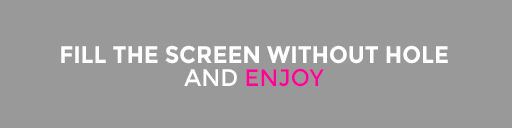
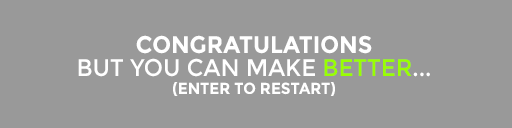
Two versions of the same layered image (512x128). Layer-by-layer changes:
added group "end1" with 1 layers above "enjoy" over [78, 35, 430, 96]
added layer "Congratulations but you can make better... (enter to restart)" in group "end1" over [78, 35, 430, 96]
hid group "enjoy" (1 layers) over [61, 45, 448, 87]
